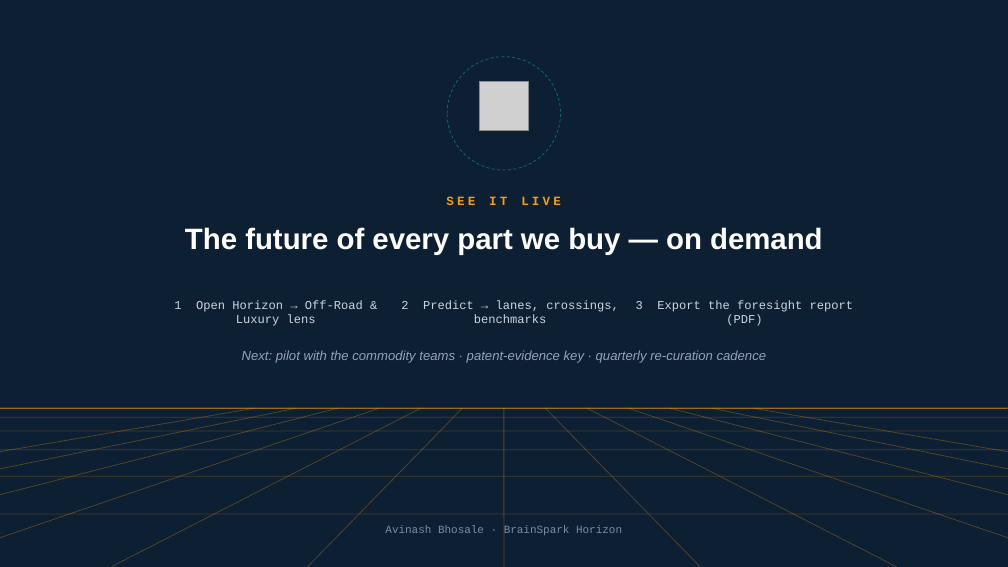
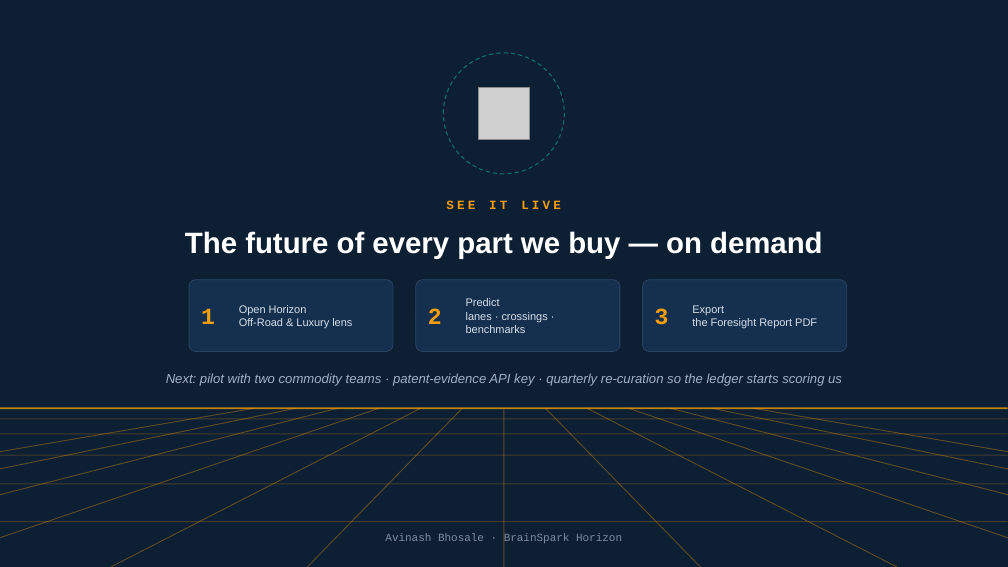
Before and after one commit to bhosaleavinash546/leamington-marathi, a slide deck: slide 15 of BrainSpark_Horizon_Director.pptx (slide 10 before the commit). Drawn at 1008x567 pixels with LibreOffice and Linux fonts; fonts in the diff are those of the drawing; grey boxes stand for pictures. Boxes give left, top, right and bottom in pixels: in the first picture for what was removed or moved away, otherwise in the second. Text is boxed around its words. In the diff, an @@ line names an element or a change of style, - is before the commit and + after.

```diff
--- a/BrainSpark_Horizon_Director.pptx
+++ b/BrainSpark_Horizon_Director.pptx
@@ ellipse: place and size @@
-ellipse at (448,57,561,170)
+ellipse at (444,53,565,174)
@@ ellipse at (444,53,565,174): outline #0D9488 0.75 pt dashed to #0D9488 1 pt dashed @@
@@ rounded rectangle added at (189,280,393,352), fill #15304F, outline #2A4463 0.75 pt @@
@@ rounded rectangle added at (416,280,620,352), fill #15304F, outline #2A4463 0.75 pt @@
@@ text at (466,298,548,333): text changed; size 11.5 to 10.5 pt; font Courier New to Arial; text colour #CBD5E1 to #D5DEE9 @@
-2 Predict → lanes, crossings, benchmarks
+Predict
+lanes · crossings · benchmarks
@@ rounded rectangle added at (643,280,847,352), fill #15304F, outline #2A4463 0.75 pt @@
@@ text added at (201,308,215,324), 22 pt, text #F59E0B, bold @@
+1
@@ text at (239,305,352,329): text changed; size 11.5 to 10.5 pt; font Courier New to Arial; text colour #CBD5E1 to #D5DEE9 @@
-1 Open Horizon → Off-Road & Luxury lens
+Open Horizon
+Off-Road & Luxury lens
@@ text added at (428,308,442,324), 22 pt, text #F59E0B, bold @@
+2
@@ text added at (655,308,669,325), 22 pt, text #F59E0B, bold @@
+3
@@ text at (692,305,817,329): text changed; size 11.5 to 10.5 pt; font Courier New to Arial; text colour #CBD5E1 to #D5DEE9 @@
-3 Export the foresight report (PDF)
+Export
+the Foresight Report PDF
@@ text at (166,373,842,386): text changed; text colour #94A3B8 to #9FB2C6 @@
-Next: pilot with the commodity teams · patent-evidence key · quarterly re-curation cadence
+Next: pilot with two commodity teams · patent-evidence API key · quarterly re-curation so the ledger starts scoring us
@@ line (296, 408) - (0, 567): stroke #F59E0B 0.75 pt to #F59E0B 0.9 pt @@
@@ line (337, 408) - (0, 567): stroke #F59E0B 0.75 pt to #F59E0B 0.9 pt @@
@@ line (379, 408) - (0, 567): stroke #F59E0B 0.75 pt to #F59E0B 0.9 pt @@
@@ line (0, 408) - (1008, 408): stroke #F59E0B 1.4 pt to #F59E0B 1.6 pt @@
@@ line (255, 408) - (0, 567): stroke #F59E0B 0.75 pt to #F59E0B 0.9 pt @@
@@ line (0, 419) - (1008, 419): stroke #F59E0B 0.75 pt to #F59E0B 0.9 pt @@
@@ line (421, 408) - (111, 567): stroke #F59E0B 0.75 pt to #F59E0B 0.9 pt @@
@@ line (463, 408) - (308, 567): stroke #F59E0B 0.75 pt to #F59E0B 0.9 pt @@
@@ line (504, 408) - (504, 567): stroke #F59E0B 0.75 pt to #F59E0B 0.9 pt @@
@@ line (545, 408) - (701, 567): stroke #F59E0B 0.75 pt to #F59E0B 0.9 pt @@
@@ line (587, 408) - (898, 567): stroke #F59E0B 0.75 pt to #F59E0B 0.9 pt @@
@@ line (628, 408) - (1008, 567): stroke #F59E0B 0.75 pt to #F59E0B 0.9 pt @@
@@ line (671, 408) - (1008, 567): stroke #F59E0B 0.75 pt to #F59E0B 0.9 pt @@
@@ line (712, 408) - (1008, 567): stroke #F59E0B 0.75 pt to #F59E0B 0.9 pt @@
@@ line (753, 408) - (1008, 567): stroke #F59E0B 0.75 pt to #F59E0B 0.9 pt @@
@@ line (0, 434) - (1008, 434): stroke #F59E0B 0.75 pt to #F59E0B 0.9 pt @@
@@ 2 texts, 2 lines, 1 picture: place and size @@
-2 texts, 2 lines, 1 picture at (0,82,1008,450)
+2 texts, 2 lines, 1 picture at (0,88,1008,455)
@@ line (0, 455) - (1008, 455): stroke #F59E0B 0.75 pt to #F59E0B 0.9 pt @@
@@ line (0, 484) - (1008, 484): stroke #F59E0B 0.75 pt to #F59E0B 0.9 pt @@
@@ 2 lines, 1 text: place and size @@
-2 lines, 1 text at (0,476,1008,535)
+2 lines, 1 text at (0,484,1008,543)
@@ line (0, 522) - (1008, 522): stroke #F59E0B 0.75 pt to #F59E0B 0.9 pt @@
```
Also in this commit, not shown: 9 other slides changed, 5 slides added, 1 other file.
